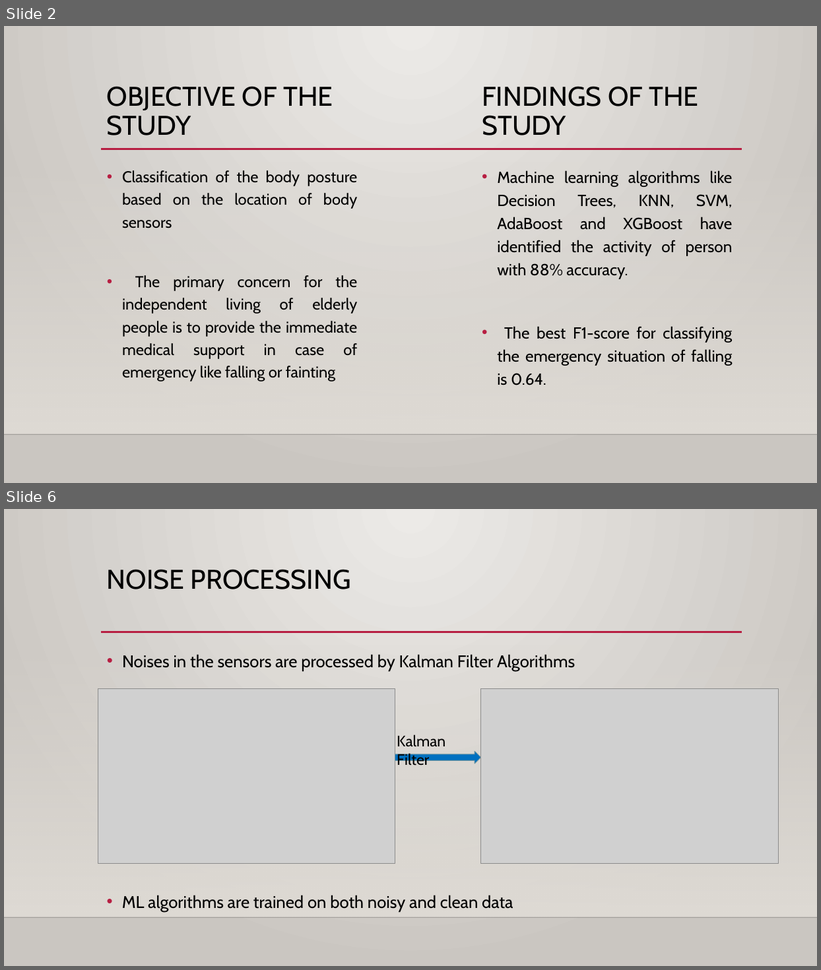
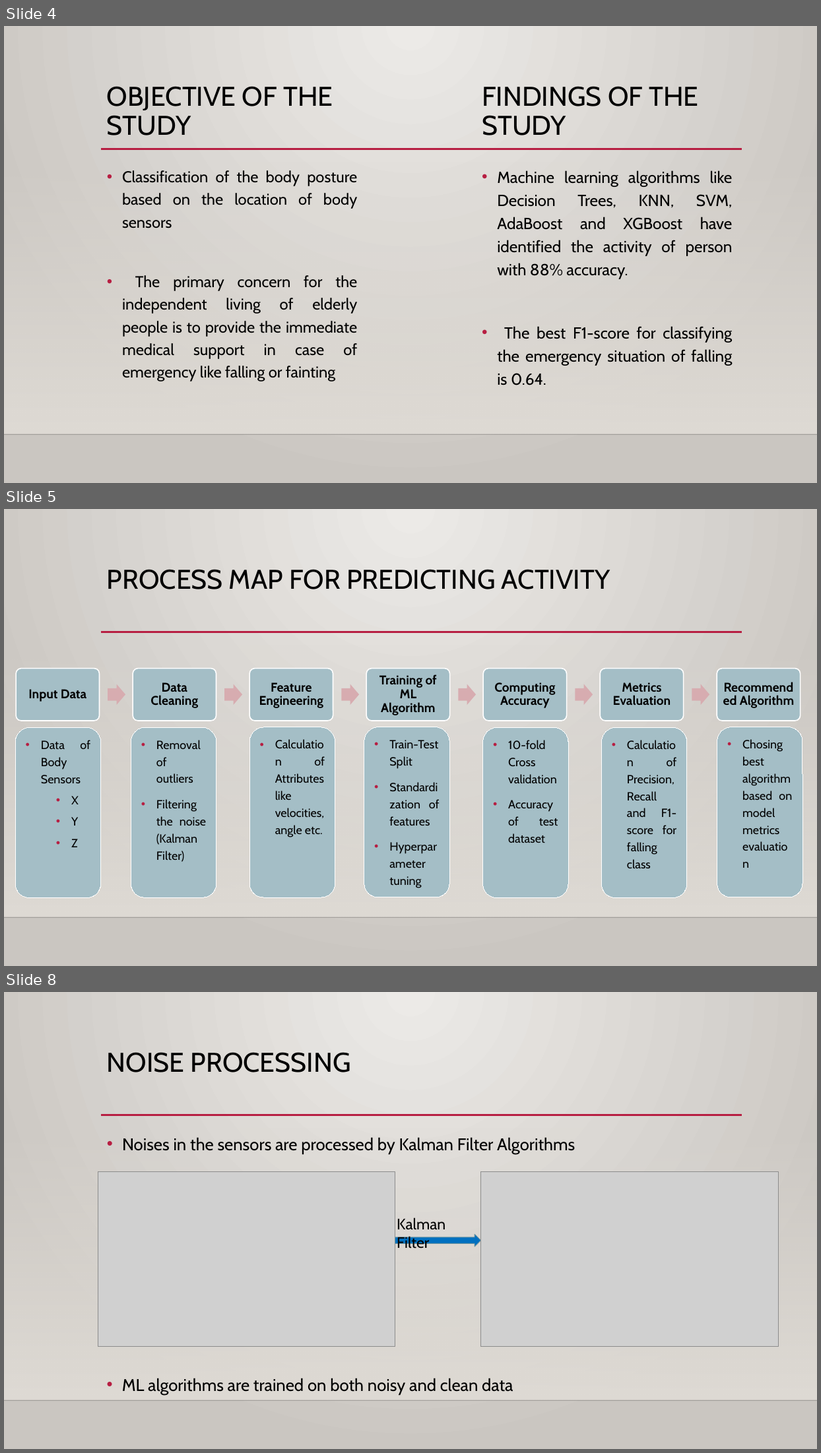
Before and after one commit to pgupta88/Springboard, a slide deck: Capstone_Two/Project Documentation/Technical Presentation.pptx. Shown one above the other, each under a label of ours: slides 2 and 6 before the commit, slides 4, 5 and 8 after it; the slides between them are not shown. The pictures are 821x970 and 821x1453 pixels, drawn with LibreOffice and Linux fonts; fonts in the diff are those of the drawing; grey boxes stand for pictures; background and template pictures are left out. Boxes give left, top, right and bottom in pixels: in the first picture for what was removed or moved away, otherwise in the second. Text is boxed around its words. In the diff, an @@ line names an element or a change of style, - is before the commit and + after.

```diff
--- a/Capstone_Two/Project Documentation/Technical Presentation.pptx
+++ b/Capstone_Two/Project Documentation/Technical Presentation.pptx
@@ slide 5 added at [4,509,817,966], background gradient #ECEAE7 to #CAC7C1; not listed: 3 template elements that a slide beside it also shows @@
@@ title added at [107,569,611,590], 32 pt, text #000000 @@
+PROCESS MAP FOR PREDICTING ACTIVITY
@@ group added at [16,668,801,721]: 7 rounded rectangles, 7 texts, 6 right arrows @@
+Input Data
+Data Cleaning
+Feature Engineering
+Training of ML Algorithm
+Computing Accuracy
+Metrics Evaluation
+Recommended Algorithm
@@ rounded rectangle added at [16,728,101,899], fill #A4BEC6, outline #FFFFFF 0.75 pt, 14 pt, text #000000 @@
+• Data of Body Sensors
+  • X
+  • Y
+  • Z
@@ rounded rectangle added at [131,727,217,898], fill #A4BEC6, outline #FFFFFF 0.75 pt, 14 pt, text #000000 @@
+• Removal of outliers
+• Filtering the noise (Kalman Filter)
@@ rounded rectangle added at [250,727,335,898], fill #A4BEC6, outline #FFFFFF 0.75 pt, 14 pt, text #000000 @@
+• Calculation of Attributes like velocities, angle etc.
@@ rounded rectangle added at [364,727,450,898], fill #A4BEC6, outline #FFFFFF 0.75 pt, 14 pt, text #000000 @@
+• Train-Test Split
+• Standardization of features
+• Hyperparameter tuning
@@ rounded rectangle added at [483,728,568,899], fill #A4BEC6, outline #FFFFFF 0.75 pt, 14 pt, text #000000 @@
+• 10-fold Cross validation
+• Accuracy of test dataset
@@ rounded rectangle added at [602,728,687,899], fill #A4BEC6, outline #FFFFFF 0.75 pt, 14 pt, text #000000 @@
+• Calculation of Precision, Recall and F1-score for falling class
@@ rounded rectangle added at [717,727,803,898], fill #A4BEC6, outline #FFFFFF 0.75 pt, 14 pt, text #000000 @@
+• Chosing best algorithm based on model metrics evaluation
@@ what was slide 2 is now slide 4 @@
@@ what was slide 6 is now slide 8 @@
```
Also in this commit, not shown: 6 slides changed, 4 other slides added, 4 slides removed.
